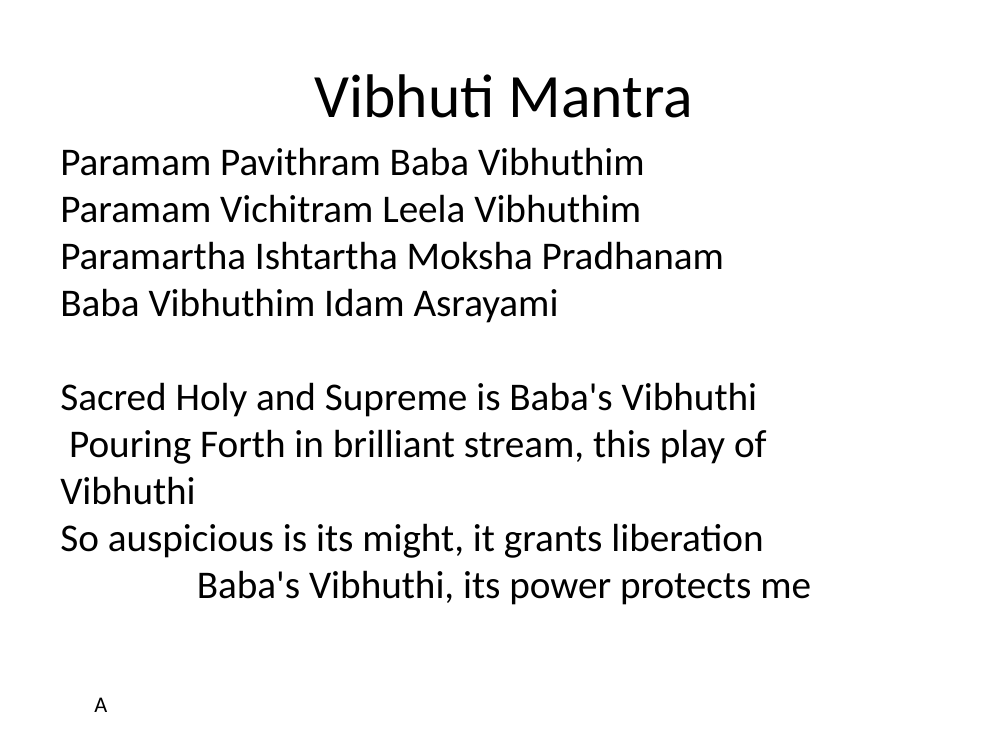
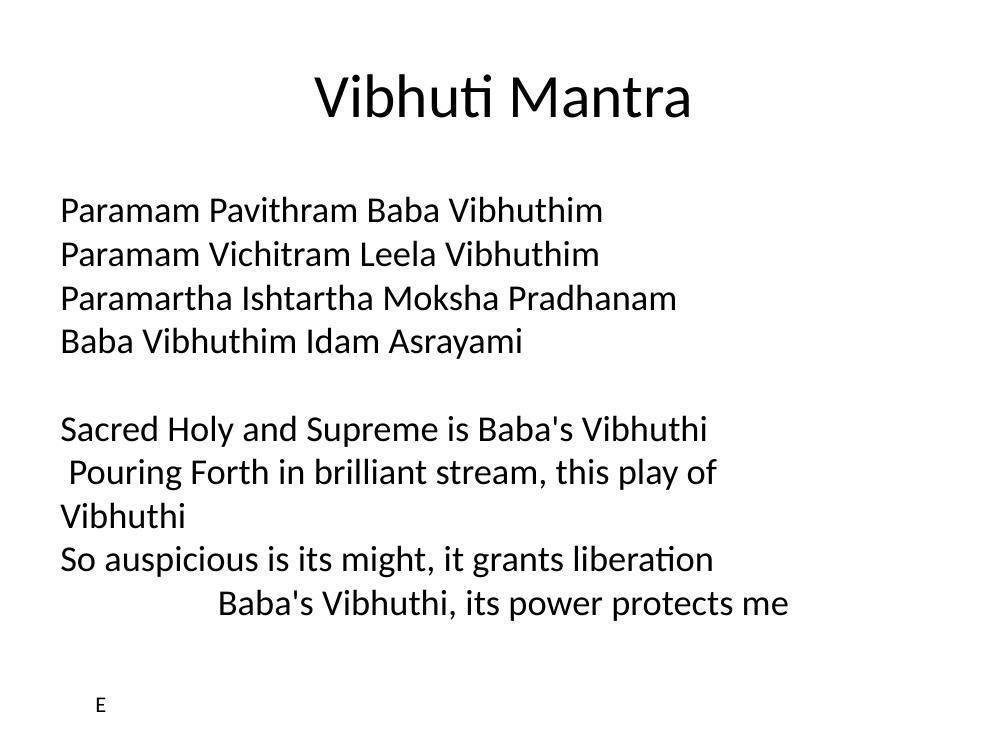
Before and after one commit to riteshreddyr/bhajanpresentationmaker, a slide deck: slide 10 of generated_ppts/bhajans.pptx (slide 2 before the commit). Drawn at 1008x756 pixels with LibreOffice and Linux fonts; fonts in the diff are those of the drawing. Boxes give left, top, right and bottom in pixels: in the first picture for what was removed or moved away, otherwise in the second. Text is boxed around its words. In the diff, an @@ line names an element or a change of style, - is before the commit and + after.

```diff
--- a/generated_ppts/bhajans.pptx
+++ b/generated_ppts/bhajans.pptx
@@ text "Paramam Pavithram Baba Vibhuthim Paramam ...": place and size @@
-text "Paramam Pavithram Baba Vibhuthim Paramam ..." at (60, 147, 811, 605)
+text "Paramam Pavithram Baba Vibhuthim Paramam ..." at (60, 196, 789, 621)
@@ text "Paramam Pavithram Baba Vibhuthim Paramam ..." at (60, 196, 789, 621): size 28 to 26 pt @@
@@ text at (95, 697, 106, 712): text changed @@
-A
+E
```
Also in this commit, not shown: 8 slides added, 5 other files.
